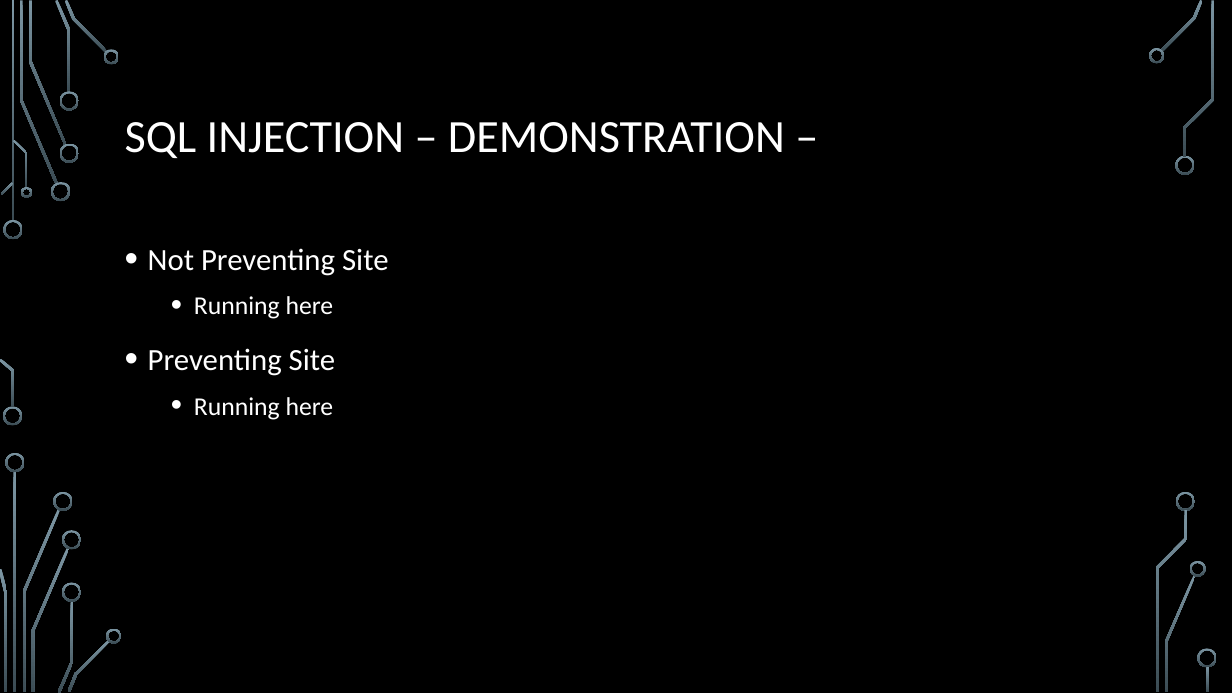
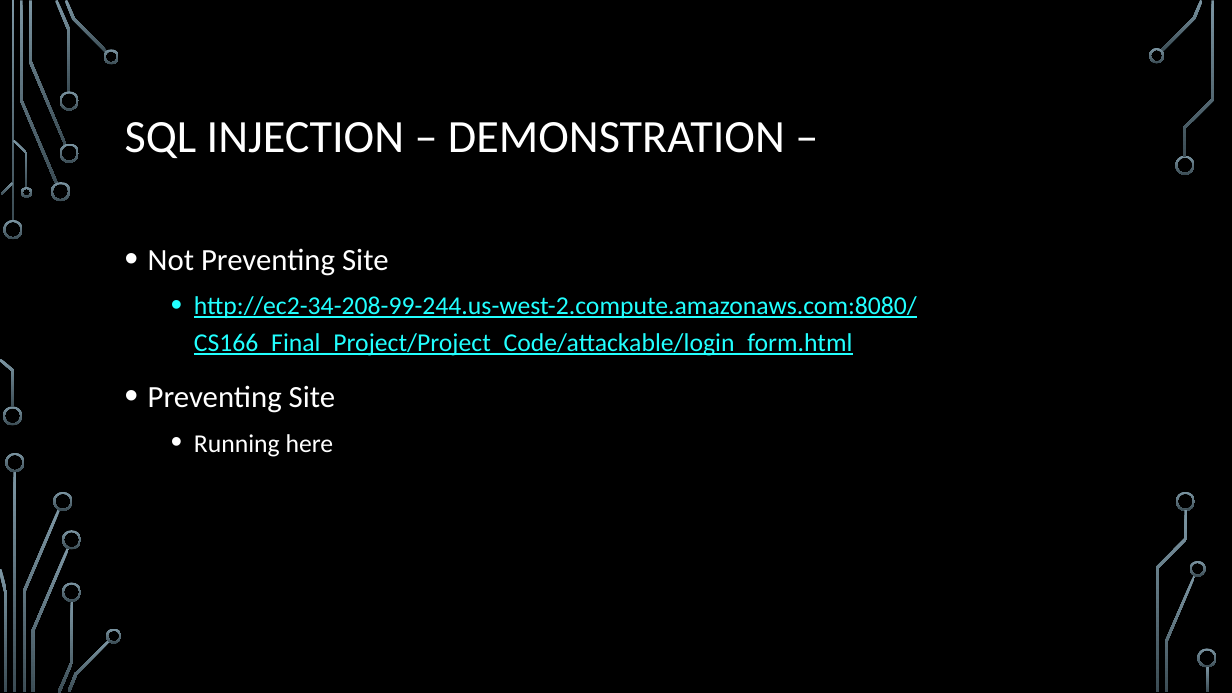
Before and after one commit to 28kayak/CS166_Final_Project, a slide deck: slide 15 of Fianl_Project.pptx (slide 9 before the commit). Drawn at 1232x693 pixels with LibreOffice and Linux fonts; fonts in the diff are those of the drawing; background and template pictures are left out. Boxes give left, top, right and bottom in pixels: in the first picture for what was removed or moved away, otherwise in the second. Text is boxed around its words. In the diff, an @@ line names an element or a change of style, - is before the commit and + after.

```diff
--- a/Fianl_Project.pptx
+++ b/Fianl_Project.pptx
@@ text at (194,296,917,356): text changed; text colour #FFFFFF to #22FFFF @@
-  • Running here
+  • http://ec2-34-208-99-244.us-west-2.compute.amazonaws.com:8080/CS166_Final_Project/Project_Code/attackable/login_form.html
```
Also in this commit, not shown: 2 other slides changed, 9 slides added, 2 slides removed.
